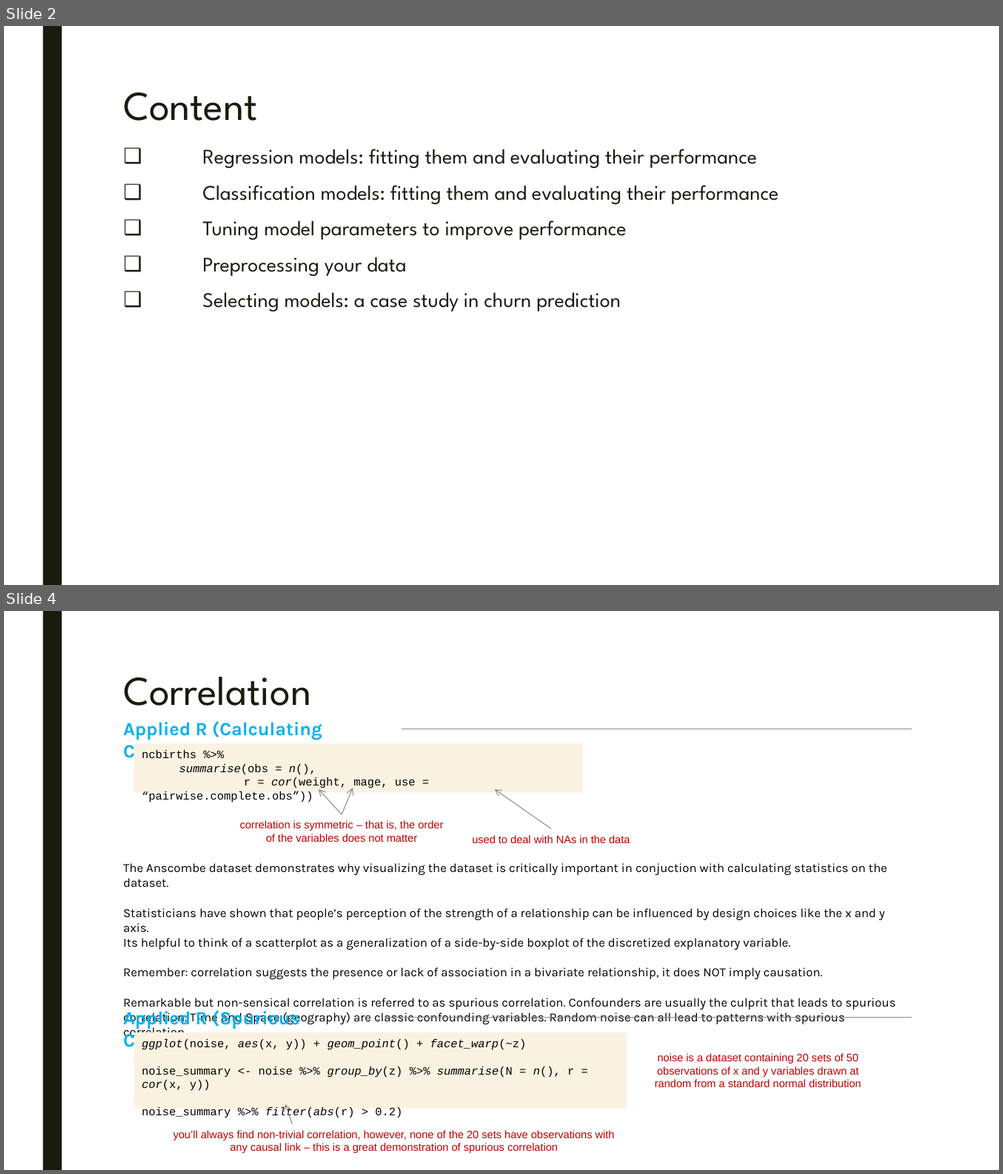
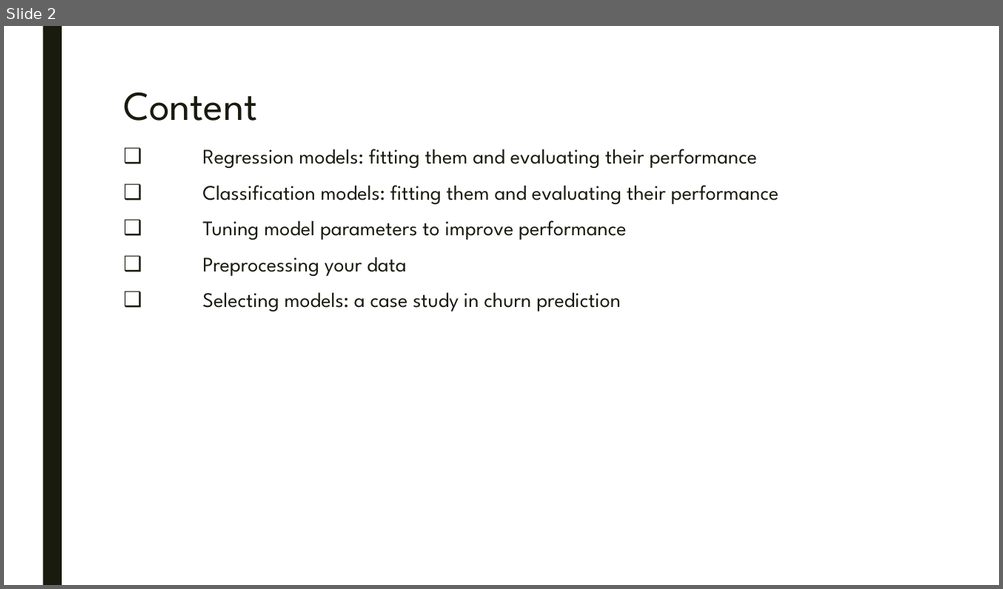
Before and after one commit to parcap/business-education, a slide deck: Machine-Learning-Toolbox/Machine Learning Toolbox.pptx. Shown one above the other, each under a label of ours: slides 2 and 4 before the commit, slide 2 after it; the slides between them are not shown. The pictures are 1003x1174 and 1003x589 pixels, drawn with LibreOffice and Linux fonts; fonts in the diff are those of the drawing. Boxes give left, top, right and bottom in pixels: in the first picture for what was removed or moved away, otherwise in the second. Text is boxed around its words. In the diff, an @@ line names an element or a change of style, - is before the commit and + after.

```diff
--- a/Machine-Learning-Toolbox/Machine Learning Toolbox.pptx
+++ b/Machine-Learning-Toolbox/Machine Learning Toolbox.pptx
@@ slide 4 removed at bbox=[4, 611, 999, 1170], background #FFFFFF; not listed: 1 template element that a slide beside it also shows @@
@@ title removed at bbox=[123, 677, 311, 706] @@
-Correlation
@@ text removed at bbox=[123, 721, 321, 758] @@
-Applied R (Calculating Correlation)
@@ rectangle removed at bbox=[134, 743, 583, 793] @@
-ncbirths %>%
-summarise(obs = n(),
-r = cor(weight, mage, use = “pairwise.complete.obs”))
@@ line removed from (401, 729) to (911, 729) @@
@@ arrow removed from (342, 815) to (353, 788) @@
@@ arrow removed from (342, 815) to (318, 789) @@
@@ arrow removed from (551, 829) to (495, 789) @@
@@ text removed at bbox=[240, 820, 443, 842] @@
-correlation is symmetric – that is, the order of the variables does not matter
@@ text removed at bbox=[472, 835, 629, 843] @@
-used to deal with NAs in the data
@@ text removed at bbox=[123, 863, 896, 1051] @@
-The Anscombe dataset demonstrates why visualizing the dataset is critically important in conjuction with calculating statistics on the dataset.
-Statisticians have shown that people’s perception of the strength of a relationship can be influenced by design choices like the x and y axis.
-Its helpful to think of a scatterplot as a generalization of a side-by-side boxplot of the discretized explanatory variable.
-Remember: correlation suggests the presence or lack of association in a bivariate relationship, it does NOT imply causation.
-Remarkable but non-sensical correlation is referred to as spurious correlation. Confounders are usually the culprit that leads to spurious correlation. Time and Space (geography) are classic confounding variables. Random noise can all lead to patterns with spurious correlation.
@@ text removed at bbox=[123, 1011, 300, 1040] @@
-Applied R (Spurious Correlation)
@@ line removed from (384, 1017) to (911, 1017) @@
@@ rectangle removed at bbox=[134, 1033, 627, 1110] @@
-ggplot(noise, aes(x, y)) + geom_point() + facet_warp(~z)
-noise_summary <- noise %>% group_by(z) %>% summarise(N = n(), r = cor(x, y))
-noise_summary %>% filter(abs(r) > 0.2)
@@ text removed at bbox=[654, 1054, 861, 1088] @@
-noise is a dataset containing 20 sets of 50 observations of x and y variables drawn at random from a standard normal distribution
@@ arrow removed from (292, 1125) to (285, 1105) @@
@@ text removed at bbox=[173, 1130, 614, 1153] @@
-you’ll always find non-trivial correlation, however, none of the 20 sets have observations with any causal link – this is a great demonstration of spurious correlation
```
Also in this commit, not shown: 1 slide changed, 1 slide added, 3 other slides removed, 4 other files.
